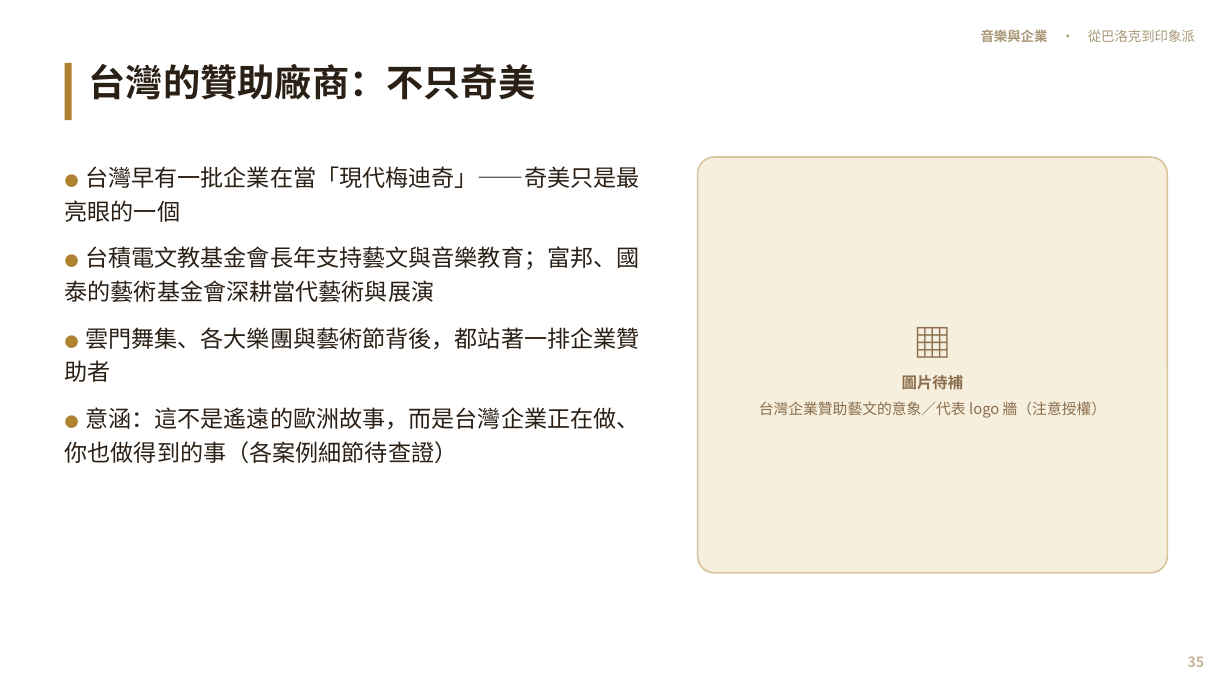
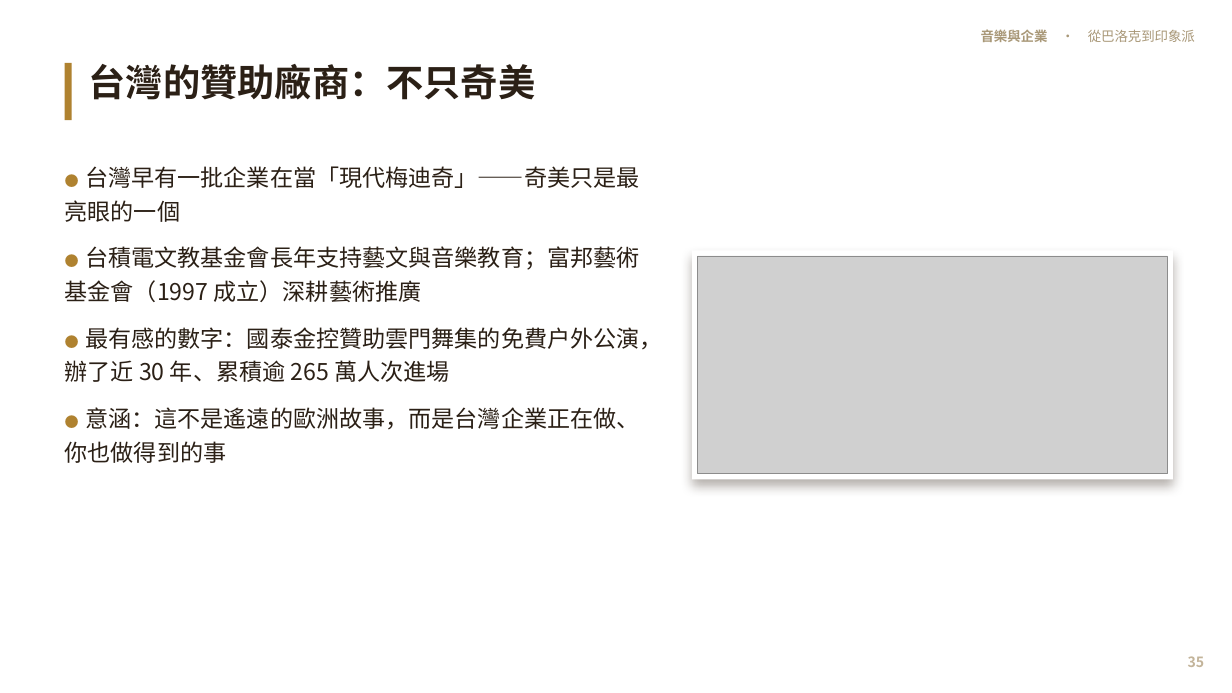
Before and after one commit to kblab2024/music-business-lecture, a slide deck: slide 35 of docs/downloads/音樂與企業-投影片.pptx. Drawn at 1232x693 pixels with LibreOffice and Linux fonts; fonts in the diff are those of the drawing; grey boxes stand for pictures. Boxes give left, top, right and bottom in pixels: in the first picture for what was removed or moved away, otherwise in the second. Text is boxed around its words. In the diff, an @@ line names an element or a change of style, - is before the commit and + after.

```diff
--- a/docs/downloads/音樂與企業-投影片.pptx
+++ b/docs/downloads/音樂與企業-投影片.pptx
@@ text at bbox=[65, 246, 663, 463]: text changed @@
-● 台積電文教基金會長年支持藝文與音樂教育；富邦、國泰的藝術基金會深耕當代藝術與展演
-● 雲門舞集、各大樂團與藝術節背後，都站著一排企業贊助者
-● 意涵：這不是遙遠的歐洲故事，而是台灣企業正在做、你也做得到的事（各案例細節待查證）
+● 台積電文教基金會長年支持藝文與音樂教育；富邦藝術基金會（1997 成立）深耕藝術推廣
+● 最有感的數字：國泰金控贊助雲門舞集的免費戶外公演，辦了近 30 年、累積逾 265 萬人次進場
+● 意涵：這不是遙遠的歐洲故事，而是台灣企業正在做、你也做得到的事
@@ rectangle: place and size @@
-rectangle at bbox=[698, 157, 1167, 573]
+rectangle at bbox=[692, 250, 1173, 480]
@@ rectangle at bbox=[692, 250, 1173, 480]: rounded rectangle to rectangle; fill #F6EFDD to #FFFFFF; outline #D8C49A 1.25 pt to none; shadow on @@
@@ picture added at bbox=[698, 256, 1167, 474] @@
@@ text removed at bbox=[759, 375, 1106, 418] @@
-▦
-圖片待補
-台灣企業贊助藝文的意象／代表 logo 牆（注意授權）
```
Also in this commit, not shown: 11 other slides changed, 7 other files.
